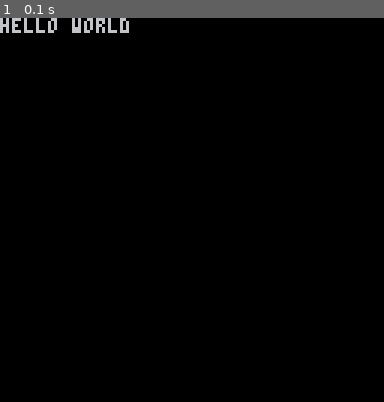
Above: before the commit, frame 1.
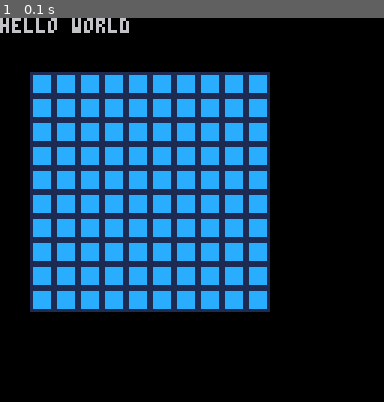
Above: after the commit, the same moment.

Repository: josephmarksjr/ludum-dare-46-keep-it-alive
Game: PICO-8 cartridge ld_46_keep_it_alive.p8
Same seed, same stepped clock (60 frames per second), same inputs: the game is played once before the commit and once after it.
Inputs:
- Up to frame 1 (0.1 s): no input

The runs differ from the first frame. In frame 1, 39% of the frame differs, in the area x 7-71%, y 14-77%.

Commit message:
Initialize the board/rows.

Diff:
--- a/ld_46_keep_it_alive.p8
+++ b/ld_46_keep_it_alive.p8
@@ -4,17 +4,37 @@
 -- ludum dare 46
 -- keep it alive
 
+rows = {}
+bw=10 --board width
+bh=10 --board height
+btc={x=2,y=10} -- board top corner
+
+function init_rows()
+ for i=1,bw do
+  rows[i]={}
+  for j=1,bh do
+   rows[i][j]=1
+  end
+ end
+end
+
 function _init()
-
+ init_rows()
 end
 
 function _update()
 end
 
 function _draw()
-		cls()
-
-		print("hello world")
+	cls()
+
+	for i=1,bw do
+	 for j=1,bh do
+   spr(1,btc.x+(i*8),btc.y+(j*8))
+  end
+	end
+
+	print("hello world")
 end
 
 
Not shown, changed: 44 lines of the sprite sheet (__gfx__) section of ld_46_keep_it_alive.p8
